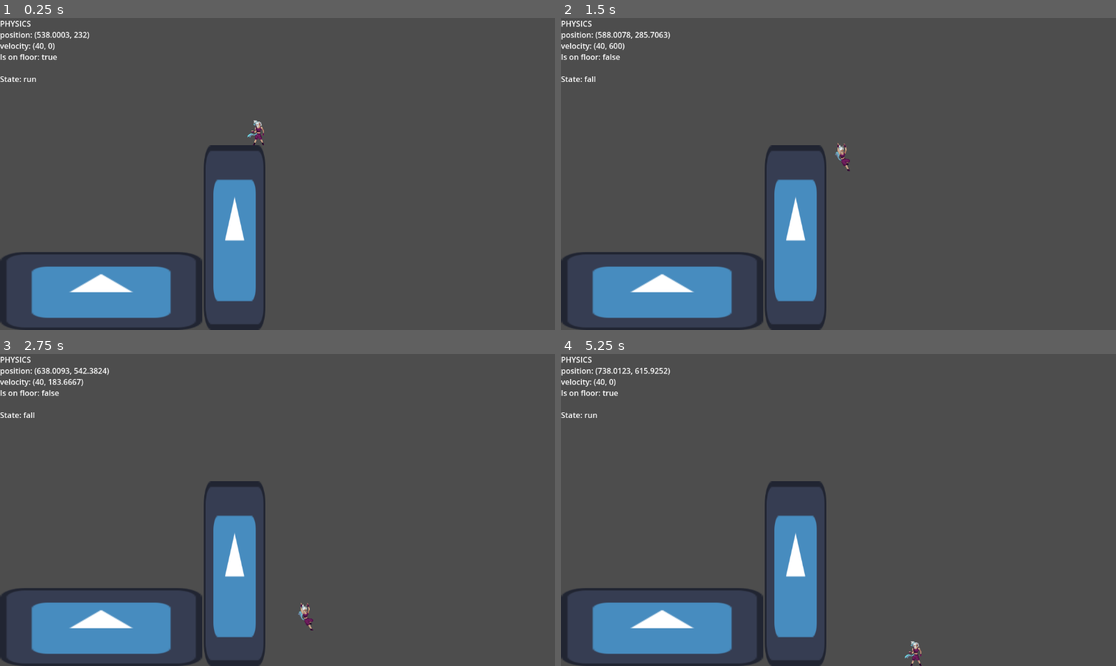
Above: before the commit, frames 1-4 (two rows, left to right).
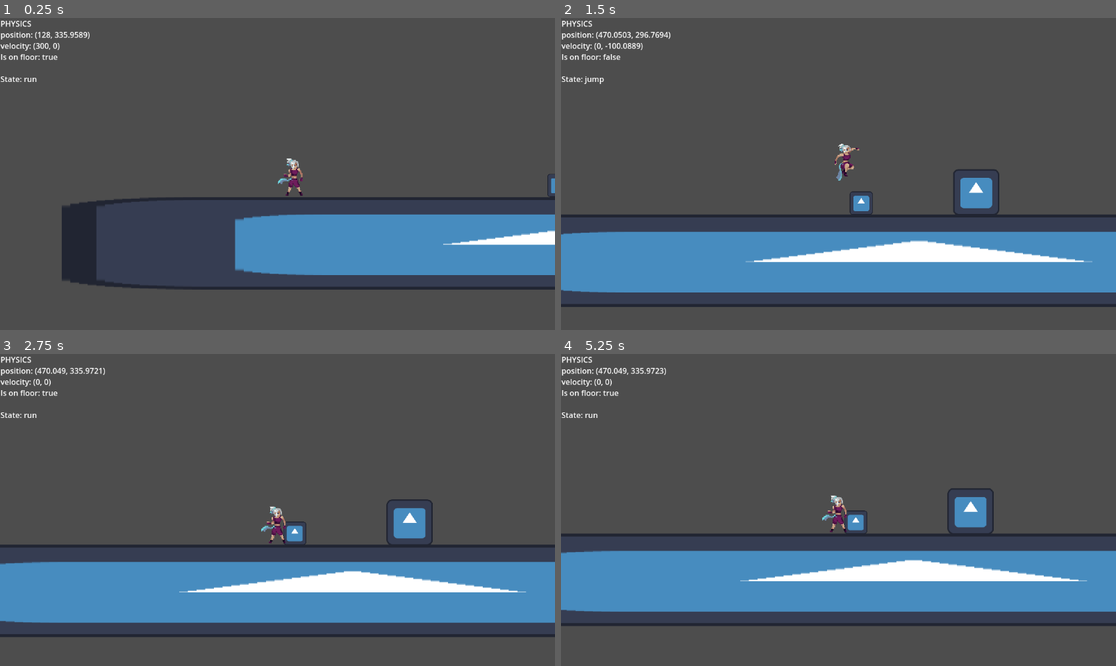
Above: after the commit, the same moments.

Repository: Hugo-Carbiener/Godot-project
Game: Godot game, scene res://scenes/main-scene.tscn
Two runs of this game, one before a commit and one after it. Both use one fixed random seed, a clock stepped at 60 frames per second and the inputs below. The engine's default icon, where the game draws it, is replaced by a stand-in: a white triangle on a blue panel in a dark square.
Inputs:
- Up to frame 1 (0.25 s): no input
- Up to frame 2 (1.5 s): hold Right (ui_right) from 0.53 s (still down); tap Shift (slide) at 0.6 s; tap Space (jump) at 0.77, 0.8, 1.07, 1.35 s
- Up to frame 3 (2.75 s): tap Space (jump) at 1.52, 1.82, 2.3 s; tap Shift (slide) at 1.55, 2.1 s; release Right (ui_right) at 2.03 s; hold Left (ui_left) from 2.03 s (still down)
- Up to frame 4 (5.25 s): release Left (ui_left) at 2.78 s; hold Right (ui_right) 2.78-4.28 s; tap Shift (slide) at 2.85, 4.35, 5.1 s; tap Space (jump) at 3.02, 3.32, 3.6, 3.77, 4.07, 4.52, 4.82 s; hold Left (ui_left) 4.28-5.03 s; hold Right (ui_right) from 5.03 s (still down)

The runs differ from the first frame. In frame 1, 22% of the frame differs, in the area x 0-100%, y 0-100%; in frame 2, 25%; in frame 3, 26%; in frame 4, 27%.

Commit message:
Added variable jump

Diff:
--- a/assets/scritps/DebugTextManager.gd
+++ b/assets/scritps/DebugTextManager.gd
@@ -2,9 +2,9 @@
 class_name DebugTextManager
 
 @onready
-var physics_body = $"../Main character/Character body"
+var physics_body = $"../../Main character/Character body"
 @onready
-var state_machine = $"../Main character/StateMachine"
+var state_machine = $"../../Main character/StateMachine"
 
 func _process(delta: float) -> void:
 	text = ""
--- a/assets/scritps/InputManager.gd
+++ b/assets/scritps/InputManager.gd
@@ -7,10 +7,8 @@
 func _process(delta: float) -> void:
 	if Input.is_action_just_pressed("jump"):
 		stateMachine.transition_to("jump")
-		print("jump input")
 		pass
 
 	if Input.is_action_just_pressed("slide"):
 		stateMachine.transition_to("slide")
-		print("slide input")
 		pass
--- a/assets/scritps/statemachine/states/PlayerFall.gd
+++ b/assets/scritps/statemachine/states/PlayerFall.gd
@@ -12,7 +12,7 @@
 	return fall_gravity
 
 func can_enter() -> bool:
-	return super() and !player_physics_body.is_on_floor()  and player_physics_body.velocity.y > 0
+	return super() and !player_physics_body.is_on_floor() and player_physics_body.velocity.y > 0
 
 func physics_update(delta: float):
 	player_physics_body.velocity.y += get_gravity() * delta
--- a/assets/scritps/statemachine/states/PlayerJump.gd
+++ b/assets/scritps/statemachine/states/PlayerJump.gd
@@ -3,9 +3,15 @@
 
 @export var jump_height : float
 @export var jump_ascension_duration : float
+# the duration the player needs to hold the key for to make a full jump
+@export var variable_jump_input_max_duration : float
+# when not doing a full jump, the vertical velocity is mulitplied by the input duration ratio. This variable bounds it from below
+@export var variable_jump_min_velocity_multiplier : float
 
 @onready var jump_velocity : float = (2.0 * jump_height) / jump_ascension_duration * -1
 @onready var jump_gravity : float = (-2.0 * jump_height) / pow(jump_ascension_duration, 2) * -1
+
+var variable_jump_input_timer : float
 
 func get_gravity() -> float:
 	return jump_gravity
@@ -15,10 +21,20 @@
 
 func enter():
 	super()
+	variable_jump_input_timer = 0
 	player_physics_body.velocity.y = jump_velocity
 
 func physics_update(delta: float):
+	# jump gravity
 	player_physics_body.velocity.y  += get_gravity() * delta
+
+	# increment variable input jump timer
+	variable_jump_input_timer += delta
+
+	# on early release we precipitate the fall. If the key is never released or if the timer was exceeded, the jump keeps its normal behavior
+	if Input.is_action_just_released("jump") and variable_jump_input_timer < variable_jump_input_max_duration:
+		player_physics_body.velocity.y *= max(variable_jump_input_timer / variable_jump_input_max_duration, variable_jump_min_velocity_multiplier)
+
 	if player_physics_body.velocity.y > 0 and !player_physics_body.is_on_floor():
 		state_machine.transition_to("fall")
 
--- a/project.godot
+++ b/project.godot
@@ -29,3 +29,7 @@
 , Object(InputEventJoypadButton,"resource_local_to_scene":false,"resource_name":"","device":-1,"button_index":0,"pressure":0.0,"pressed":false,"script":null)
 ]
 }
+
+[rendering]
+
+textures/canvas_textures/default_texture_filter=0
--- a/scenes/main-scene.tscn
+++ b/scenes/main-scene.tscn
@@ -16,7 +16,7 @@
 [ext_resource type="Texture2D" uid="uid://dyx3rj1ul4n7h" path="res://assets/sprites/Character_Fall.png" id="13_cefen"]
 
 [sub_resource type="RectangleShape2D" id="RectangleShape2D_4j51n"]
-size = Vector2(129, 128)
+size = Vector2(128, 128)
 
 [sub_resource type="RectangleShape2D" id="RectangleShape2D_juoog"]
 size = Vector2(26, 52)
@@ -24,20 +24,20 @@
 [node name="Node2D" type="Node2D"]
 position = Vector2(63, 582)
 
-[node name="Block" type="StaticBody2D" parent="."]
-position = Vector2(147, -15)
-scale = Vector2(3.27472, 1.26521)
+[node name="Block3" type="StaticBody2D" parent="."]
+position = Vector2(433, -230)
+scale = Vector2(0.25, 0.25)
 
-[node name="Sprite2D" type="Sprite2D" parent="Block"]
+[node name="Sprite2D" type="Sprite2D" parent="Block3"]
 texture = ExtResource("1_21vor")
 
-[node name="CollisionShape2D" type="CollisionShape2D" parent="Block"]
+[node name="CollisionShape2D" type="CollisionShape2D" parent="Block3"]
 position = Vector2(0.5, 0)
 shape = SubResource("RectangleShape2D_4j51n")
 
 [node name="Block2" type="StaticBody2D" parent="."]
-position = Vector2(424, -126)
-scale = Vector2(1, 3)
+position = Vector2(592, -245)
+scale = Vector2(0.5, 0.5)
 
 [node name="Sprite2D" type="Sprite2D" parent="Block2"]
 texture = ExtResource("1_21vor")
@@ -46,31 +46,50 @@
 position = Vector2(0.5, 0)
 shape = SubResource("RectangleShape2D_4j51n")
 
-[node name="Block3" type="StaticBody2D" parent="."]
-position = Vector2(558, 130)
-scale = Vector2(17.085, 1)
+[node name="Block4" type="StaticBody2D" parent="."]
+position = Vector2(3041, -102)
+scale = Vector2(0.5, 0.5)
 
-[node name="Sprite2D" type="Sprite2D" parent="Block3"]
+[node name="Sprite2D" type="Sprite2D" parent="Block4"]
 texture = ExtResource("1_21vor")
 
-[node name="CollisionShape2D" type="CollisionShape2D" parent="Block3"]
+[node name="CollisionShape2D" type="CollisionShape2D" parent="Block4"]
 position = Vector2(0.5, 0)
+shape = SubResource("RectangleShape2D_4j51n")
+
+[node name="Floor" type="StaticBody2D" parent="."]
+position = Vector2(513, -150)
+scale = Vector2(12, 1)
+
+[node name="Sprite2D" type="Sprite2D" parent="Floor"]
+texture = ExtResource("1_21vor")
+
+[node name="CollisionShape2D" type="CollisionShape2D" parent="Floor"]
+position = Vector2(-1.41561e-06, 0)
+shape = SubResource("RectangleShape2D_4j51n")
+
+[node name="Floor2" type="StaticBody2D" parent="."]
+position = Vector2(2113, -150)
+scale = Vector2(10, 1)
+
+[node name="Sprite2D" type="Sprite2D" parent="Floor2"]
+texture = ExtResource("1_21vor")
+
+[node name="CollisionShape2D" type="CollisionShape2D" parent="Floor2"]
+shape = SubResource("RectangleShape2D_4j51n")
+
+[node name="Floor3" type="StaticBody2D" parent="."]
+position = Vector2(3713, -150)
+scale = Vector2(10, 1)
+
+[node name="Sprite2D" type="Sprite2D" parent="Floor3"]
+texture = ExtResource("1_21vor")
+
+[node name="CollisionShape2D" type="CollisionShape2D" parent="Floor3"]
 shape = SubResource("RectangleShape2D_4j51n")
 
 [node name="Main character" type="Node" parent="."]
 script = ExtResource("2_qsna4")
-
-[node name="Character body" type="CharacterBody2D" parent="Main character"]
-position = Vector2(528, 232)
-script = ExtResource("2_mxlrn")
-
-[node name="Collider" type="CollisionShape2D" parent="Main character/Character body"]
-position = Vector2(-3, 6)
-shape = SubResource("RectangleShape2D_juoog")
-
-[node name="Sprite" type="Sprite2D" parent="Main character/Character body"]
-texture = ExtResource("1_nf5ea")
-script = ExtResource("3_pmc2v")
 
 [node name="StateMachine" type="Node" parent="Main character" node_paths=PackedStringArray("initial_state")]
 script = ExtResource("2_j6nxt")
@@ -78,12 +97,15 @@
 
 [node name="Run" type="Node" parent="Main character/StateMachine"]
 script = ExtResource("6_tamy0")
+move_speed = 300
 sprite = ExtResource("1_nf5ea")
 
 [node name="Jump" type="Node" parent="Main character/StateMachine"]
 script = ExtResource("7_540ha")
-jump_height = 200.0
-jump_ascension_duration = 0.8
+jump_height = 950.0
+jump_ascension_duration = 3.0
+variable_jump_input_max_duration = 1.0
+variable_jump_min_velocity_multiplier = 0.3
 sprite = ExtResource("9_5hn0m")
 
 [node name="Slide" type="Node" parent="Main character/StateMachine"]
@@ -98,10 +120,45 @@
 max_fall_velocity = 600.0
 sprite = ExtResource("13_cefen")
 
-[node name="Debug text" type="RichTextLabel" parent="."]
-offset_left = -63.0
-offset_top = -582.0
-offset_right = 320.0
-offset_bottom = -317.0
+[node name="Character body" type="CharacterBody2D" parent="Main character"]
+position = Vector2(53, 338)
+script = ExtResource("2_mxlrn")
+
+[node name="Collider" type="CollisionShape2D" parent="Main character/Character body"]
+position = Vector2(-3, 6)
+shape = SubResource("RectangleShape2D_juoog")
+
+[node name="Sprite" type="Sprite2D" parent="Main character/Character body"]
+position = Vector2(3, -2)
+texture = ExtResource("1_nf5ea")
+script = ExtResource("3_pmc2v")
+
+[node name="Camera2D" type="Camera2D" parent="Main character/Character body"]
+position = Vector2(2, 0)
+zoom = Vector2(1.5, 1.5)
+process_callback = 0
+position_smoothing_enabled = true
+position_smoothing_speed = 10.0
+
+[node name="CanvasLayer" type="CanvasLayer" parent="."]
+
+[node name="Debug text" type="RichTextLabel" parent="CanvasLayer"]
+offset_left = 1.0
+offset_right = 384.0
+offset_bottom = 265.0
 text = "Vertical velocity : 0"
 script = ExtResource("6_yqf8q")
+
+[node name="Normal jump" type="RichTextLabel" parent="."]
+offset_left = 1321.0
+offset_top = -278.0
+offset_right = 1704.0
+offset_bottom = -13.0
+text = "Normal jump"
+
+[node name="Long jump" type="RichTextLabel" parent="."]
+offset_left = 2865.0
+offset_top = -270.0
+offset_right = 3248.0
+offset_bottom = -5.0
+text = "Long jump"
